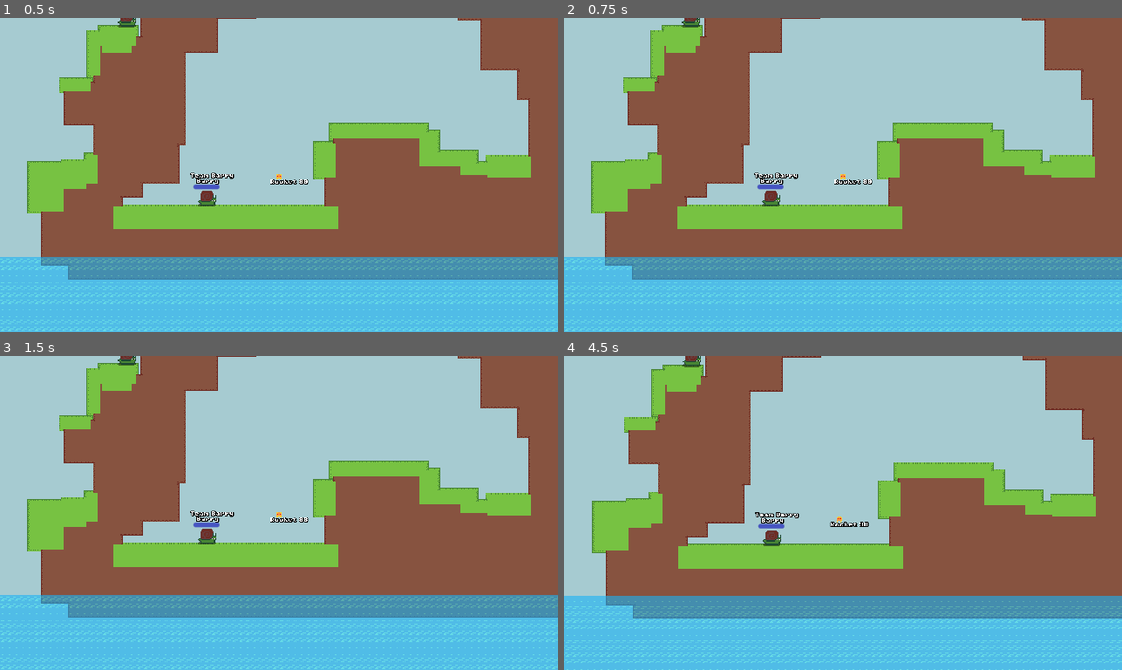
Above: before the commit, frames 1-4 (two rows, left to right).
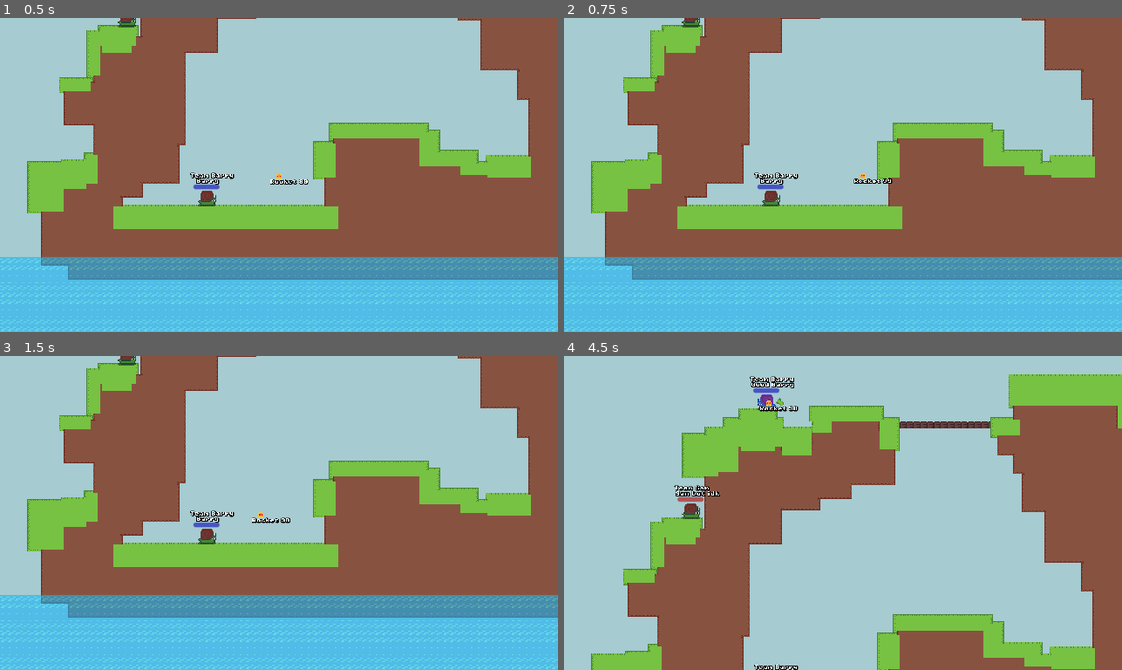
Above: after the commit, the same moments.

Repository: codingbanana21/Snail-Wars
Game: Godot game, scene res://scenes/game.tscn
The game is run twice, just before and just after one commit, with the same random seed, the same clock (stepped at 60 frames per second) and the same inputs.
Inputs (mouse positions are in pixels of both pictures, inside the frame that each line leads up to):
- Up to frame 1 (0.5 s): no input
- Up to frame 2 (0.75 s): tap Enter (skip) at 0.5 s; move the mouse to (870, 175) at 0.52 s; press the mouse at (870, 175) at 0.53 s; hold D (right) from 0.53 s (still down)
- Up to frame 3 (1.5 s): keep holding D (right); tap W (jump) at 0.77 s; tap Space at 1.25 s; move the mouse to (251, 513) at 1.27 s; release the mouse at (251, 513) at 1.28 s; click (251, 513) at 1.35 s
- Up to frame 4 (4.5 s): tap W (jump) at 1.52, 3.02, 3.77 s; tap Enter (skip) at 2, 3.5 s; move the mouse to (854, 506) at 2.02 s; release D (right) at 2.03 s; press the mouse at (854, 506) at 2.03 s; hold A (left) 2.03-2.78 s; tap Mouse wheel down (last_weapon) at 2.1 s; tap Space at 2.75, 4.25 s; move the mouse to (837, 519) at 2.77 s; release the mouse at (837, 519) at 2.78 s; hold D (right) 2.78-4.28 s; tap Mouse wheel up (next_weapon) at 2.85 s; click (837, 519) at 3.05 s; move the mouse to (887, 516) at 3.52 s; press the mouse at (887, 516) at 3.53 s; move the mouse to (798, 509) at 4.27 s; release the mouse at (798, 509) at 4.28 s; hold A (left) from 4.28 s (still down); click (798, 509) at 4.35 s

Frame 1 is identical in both runs. In frame 2, 0.2% of the frame differs, in the area x 48-59%, y 49-54%; in frame 3, 0.2%; in frame 4, 71%, in the area x 0-100%, y 0-100%.

Commit message:
Mouce teleporting to next player

Diff:
--- a/projectiles/projectile.tscn
+++ b/projectiles/projectile.tscn
@@ -7,7 +7,7 @@
 size = Vector2(15, 9)
 
 [node name="Projectile" type="CharacterBody2D" unique_id=791496552]
-collision_layer = 3
+collision_layer = 0
 collision_mask = 3
 script = ExtResource("1_q3m7n")
 
--- a/scenes/mouse.tscn
+++ b/scenes/mouse.tscn
@@ -28,7 +28,7 @@
 position_smoothing_speed = 8.0
 drag_horizontal_enabled = true
 drag_vertical_enabled = true
-drag_left_margin = 0.6
-drag_top_margin = 0.6
-drag_right_margin = 0.6
-drag_bottom_margin = 0.6
+drag_left_margin = 0.4
+drag_top_margin = 0.4
+drag_right_margin = 0.4
+drag_bottom_margin = 0.4
--- a/scripts/Globals.gd
+++ b/scripts/Globals.gd
@@ -18,3 +18,6 @@
 
 func next_player():
 	player_turn = (player_turn % players) + 1
+
+	for player: Player in get_tree().get_nodes_in_group("Player"):
+		player.next_player()
--- a/scripts/Mouse.gd
+++ b/scripts/Mouse.gd
@@ -13,6 +13,8 @@
 
 
 func _process(delta: float) -> void:
+	global_position = Globals.mouse_position
+
 	if Globals.weapon_number == 0:
 		weapon_label.text = "Rocket"
 	elif Globals.weapon_number == 1:
@@ -42,7 +44,6 @@
 
 func _input(event: InputEvent) -> void:
 	if !Input.is_action_pressed("attack") and event is InputEventMouseMotion:
-		global_position = Globals.mouse_position
 		moving = true
 	else:
 		moving = false
--- a/scripts/player.gd
+++ b/scripts/player.gd
@@ -22,7 +22,7 @@
 var hp: float = max_hp
 var weapon: int = 0
 var dir: float
-var weapons_left: Array[int] = [99,3,2,2,1,1,1]
+var weapons_left: Array[int] = [99,3,2,2,1,1,0]
 
 
 func _ready() -> void:
@@ -79,6 +79,8 @@
 
 
 func _physics_process(delta: float) -> void:
+	velocity.y += PLAYER_GRAVITY
+
 	if Globals.player_turn == player_number and !Input.is_action_pressed("attack"):
 		if is_on_floor():
 			dir = Input.get_axis("left", "right")
@@ -90,7 +92,6 @@
 		else:
 			if Input.is_action_pressed("jump"):
 				velocity.x += dir * JUMP_SPEED * delta
-	velocity.y += PLAYER_GRAVITY
 
 	if velocity.y > 64 and is_on_floor():
 		velocity.y *= -1
@@ -139,6 +140,11 @@
 	add_child(hit_damge)
 
 
+func next_player():
+	if Globals.player_turn == player_number:
+		Globals.mouse_position = global_position
+
+
 func _on_next_player_timer_timeout() -> void:
 	Globals.next_player()
 
--- a/scripts/projectile.gd
+++ b/scripts/projectile.gd
@@ -66,8 +66,8 @@
 			get_parent().remove_tile(tile_position + Vector2(sin(number / explosion_accuracy) * size, cos(number / explosion_accuracy) * size))
 
 	# hit players
-	for body: Player in get_tree().get_nodes_in_group("Player"):
-		var dis_to: float = global_position.distance_to(body.global_position)
+	for player: Player in get_tree().get_nodes_in_group("Player"):
+		var dis_to: float = global_position.distance_to(player.global_position)
 
 		if dis_to < (4.0 * explosion_size):
 			var hit_power: float = clampf(16.0 / dis_to, 0.01, 1.0)
@@ -75,8 +75,8 @@
 			if !big_explode:
 				hit_power /= 2.0
 
-			body.damage(hit_power * damage)
-			body.velocity = -transform.x * hit_power * knockback
+			player.damage(hit_power * damage)
+			player.velocity = -transform.x * hit_power * knockback
 
 
 func _on_explosion_timer_timeout() -> void:
